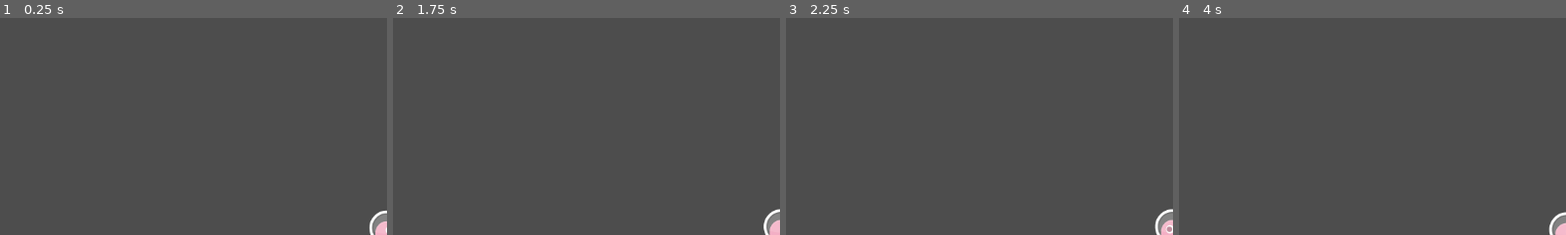
Above: before the commit, frames 1-4 (left to right).
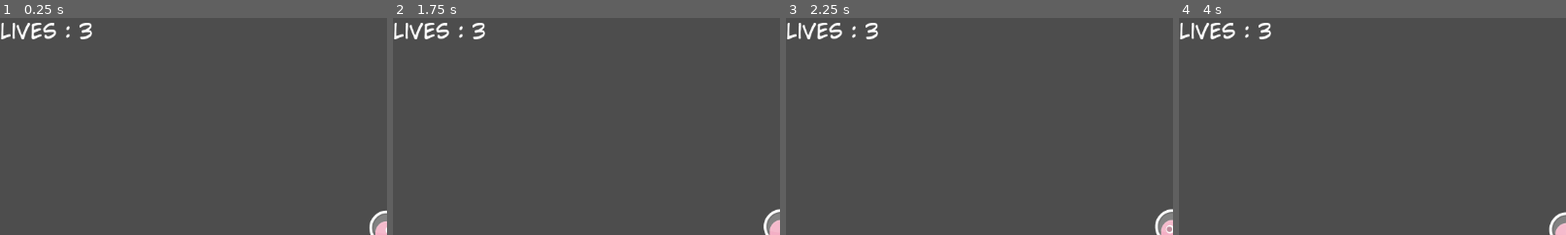
Above: after the commit, the same moments.

Repository: TehGaa/gamedev-tutorial-6
Game: Godot game, scene res://scenes/Level 2.tscn
Same seed, same stepped clock (60 frames per second), same inputs: the game is played once before the commit and once after it. This scene is started directly instead of the project's main scene.
Inputs:
- Up to frame 1 (0.25 s): no input
- Up to frame 2 (1.75 s): hold Right (right) from 0.53 s (still down); tap Space (jump) at 0.77, 1.52 s
- Up to frame 3 (2.25 s): release Right (right) at 2.03 s; hold Left (left) from 2.03 s (still down)
- Up to frame 4 (4 s): release Left (left) at 2.78 s; hold Right (right) from 2.78 s (still down); tap Space (jump) at 3.02, 3.77 s
The pictures show only the part of the screen within x 0-50%, y 0-50%; the shares and areas given below are measured in that part.

The runs differ from the first frame. In frame 1, 0.7% of the frame differs, in the area x 0-24%, y 2-10%; in frame 2, 0.7%; in frame 3, 0.7%; in frame 4, 0.7%.

Commit message:
add latihan mandiri

Diff:
--- /dev/null
+++ b/BackToMenu.gd
@@ -0,0 +1,7 @@
+extends LinkButton
+
+@export var scene_to_load:String
+
+func _on_pressed() -> void:
+	Global.lives = 3
+	get_tree().change_scene_to_file(str("res://scenes/" + scene_to_load + ".tscn"))
--- /dev/null
+++ b/GoToLevel1.gd
@@ -0,0 +1,8 @@
+extends TextureButton
+
+@export var scene_to_load:String
+
+
+func _on_pressed() -> void:
+	Global.lives = 3
+	get_tree().change_scene_to_file(str("res://scenes/" + scene_to_load + ".tscn"))
--- /dev/null
+++ b/GoToLevel2.gd
@@ -0,0 +1,8 @@
+extends TextureButton
+
+@export var scene_to_load:String
+
+
+func _on_pressed() -> void:
+	Global.lives = 3
+	get_tree().change_scene_to_file(str("res://scenes/" + scene_to_load + ".tscn"))
--- /dev/null
+++ b/NewGame.gd
@@ -0,0 +1,7 @@
+extends LinkButton
+
+@export var scene_to_load:String
+
+func _on_New_Game_pressed():
+	Global.lives = 3
+	get_tree().change_scene_to_file(str("res://scenes/" + scene_to_load + ".tscn"))
--- /dev/null
+++ b/StageSelect.gd
@@ -0,0 +1,8 @@
+extends LinkButton
+
+@export var scene_to_load:String
+
+
+
+func _on_pressed() -> void:
+	get_tree().change_scene_to_file(str("res://scenes/" + scene_to_load + ".tscn"))
--- /dev/null
+++ b/TryAgain.gd
@@ -0,0 +1,8 @@
+extends LinkButton
+
+@export var scene_to_load:String
+
+
+func _on_pressed() -> void:
+	Global.lives = 3
+	get_tree().change_scene_to_file(str("res://scenes/" + scene_to_load + ".tscn"))
--- a/project.godot
+++ b/project.godot
@@ -11,9 +11,13 @@
 [application]
 
 config/name="tutorial-6"
-run/main_scene="res://scenes/Level 1.tscn"
+run/main_scene="res://scenes/MainMenu_latihan.tscn"
 config/features=PackedStringArray("4.3")
 config/icon="res://icon.png"
+
+[autoload]
+
+Global="*res://scripts/Global.gd"
 
 [input]
 
--- /dev/null
+++ b/scenes/GameOver.tscn
@@ -0,0 +1,53 @@
+[gd_scene load_steps=4 format=3 uid="uid://cn5yxvjunb6o2"]
+
+[ext_resource type="FontFile" uid="uid://g0e4g4332ft0" path="res://assets/Fonts/Raw/CC Wild Words Roman.ttf" id="1_nxian"]
+[ext_resource type="Script" path="res://TryAgain.gd" id="2_2w2j6"]
+[ext_resource type="Script" path="res://BackToMenu.gd" id="3_tjgqj"]
+
+[node name="MarginContainer" type="ColorRect"]
+anchors_preset = 15
+anchor_right = 1.0
+anchor_bottom = 1.0
+grow_horizontal = 2
+grow_vertical = 2
+color = Color(1, 0.36, 0.36, 1)
+
+[node name="VBoxContainer" type="VBoxContainer" parent="."]
+layout_mode = 1
+anchors_preset = 15
+anchor_right = 1.0
+anchor_bottom = 1.0
+grow_horizontal = 2
+grow_vertical = 2
+theme_override_constants/separation = 20
+alignment = 1
+
+[node name="Label" type="Label" parent="VBoxContainer"]
+layout_mode = 2
+theme_override_colors/font_outline_color = Color(0, 0, 0, 1)
+theme_override_fonts/font = ExtResource("1_nxian")
+theme_override_font_sizes/font_size = 70
+text = "GAME OVER"
+horizontal_alignment = 1
+vertical_alignment = 1
+
+[node name="HBoxContainer" type="HBoxContainer" parent="VBoxContainer"]
+layout_mode = 2
+theme_override_constants/separation = 20
+alignment = 1
+
+[node name="LinkButton" type="LinkButton" parent="VBoxContainer/HBoxContainer"]
+layout_mode = 2
+text = "Try Again"
+script = ExtResource("2_2w2j6")
+scene_to_load = "Level 1"
+
+[node name="LinkButton2" type="LinkButton" parent="VBoxContainer/HBoxContainer"]
+layout_mode = 2
+text = "Back To Main Menu"
+script = ExtResource("3_tjgqj")
+scene_to_load = "MainMenu_latihan"
+
+[connection signal="pressed" from="VBoxContainer/HBoxContainer/LinkButton" to="VBoxContainer/HBoxContainer/LinkButton" method="_on_pressed"]
+[connection signal="pressed" from="VBoxContainer/HBoxContainer/LinkButton2" to="VBoxContainer/HBoxContainer/LinkButton" method="_on_New_Game_pressed"]
+[connection signal="pressed" from="VBoxContainer/HBoxContainer/LinkButton2" to="VBoxContainer/HBoxContainer/LinkButton2" method="_on_pressed"]
--- a/scenes/Level 1.tscn
+++ b/scenes/Level 1.tscn
@@ -1,9 +1,10 @@
-[gd_scene load_steps=5 format=4 uid="uid://damkuqx1xbloy"]
+[gd_scene load_steps=6 format=4 uid="uid://damkuqx1xbloy"]
 
-[ext_resource type="PackedScene" path="res://scenes/Player.tscn" id="1"]
+[ext_resource type="PackedScene" uid="uid://gx43bs3f4le8" path="res://scenes/Player.tscn" id="1"]
 [ext_resource type="PackedScene" uid="uid://bls6pqt8flug3" path="res://scenes/tile_map.tscn" id="2_ixamt"]
 [ext_resource type="Texture2D" uid="uid://tpq0ge2lruix" path="res://assets/Familiar Looking Rocket.png" id="3"]
 [ext_resource type="PackedScene" uid="uid://bul5fybv2rytg" path="res://scenes/Area Trigger.tscn" id="4_enfm1"]
+[ext_resource type="PackedScene" uid="uid://cbnlr8iu88w0n" path="res://scenes/LifeCounter.tscn" id="5_uuhcu"]
 
 [node name="Level 1" type="Node2D"]
 
@@ -25,3 +26,7 @@
 [node name="win_trigger" parent="." instance=ExtResource("4_enfm1")]
 position = Vector2(1743, 394)
 sceneName = "Level 2"
+
+[node name="CanvasLayer" type="CanvasLayer" parent="."]
+
+[node name="MarginContainer" parent="CanvasLayer" instance=ExtResource("5_uuhcu")]
--- a/scenes/Level 2.tscn
+++ b/scenes/Level 2.tscn
@@ -1,9 +1,10 @@
-[gd_scene load_steps=5 format=4 uid="uid://djhjj82du0q1c"]
+[gd_scene load_steps=6 format=4 uid="uid://djhjj82du0q1c"]
 
-[ext_resource type="PackedScene" path="res://scenes/Player.tscn" id="1"]
+[ext_resource type="PackedScene" uid="uid://gx43bs3f4le8" path="res://scenes/Player.tscn" id="1"]
 [ext_resource type="Texture2D" uid="uid://tpq0ge2lruix" path="res://assets/Familiar Looking Rocket.png" id="3"]
 [ext_resource type="PackedScene" uid="uid://bls6pqt8flug3" path="res://scenes/tile_map.tscn" id="3_ucxpt"]
 [ext_resource type="PackedScene" uid="uid://bul5fybv2rytg" path="res://scenes/Area Trigger.tscn" id="4_l54f5"]
+[ext_resource type="PackedScene" uid="uid://cbnlr8iu88w0n" path="res://scenes/LifeCounter.tscn" id="5_dadty"]
 
 [node name="Level 2" type="Node2D"]
 
@@ -25,3 +26,7 @@
 position = Vector2(420, 2439)
 scale = Vector2(10.56, 1)
 sceneName = "Level 2"
+
+[node name="CanvasLayer" type="CanvasLayer" parent="."]
+
+[node name="MarginContainer" parent="CanvasLayer" instance=ExtResource("5_dadty")]
--- /dev/null
+++ b/scenes/LifeCounter.gd
@@ -0,0 +1,4 @@
+extends Label
+
+func _process(delta):
+	self.text = "Lives : " + str(Global.lives)
--- /dev/null
+++ b/scenes/LifeCounter.tscn
@@ -0,0 +1,14 @@
+[gd_scene load_steps=3 format=3 uid="uid://cbnlr8iu88w0n"]
+
+[ext_resource type="FontFile" uid="uid://g0e4g4332ft0" path="res://assets/Fonts/Raw/CC Wild Words Roman.ttf" id="1_6i6oo"]
+[ext_resource type="Script" path="res://scenes/LifeCounter.gd" id="1_tdkut"]
+
+[node name="MarginContainer" type="MarginContainer"]
+offset_right = 40.0
+offset_bottom = 40.0
+
+[node name="Label" type="Label" parent="."]
+layout_mode = 2
+theme_override_fonts/font = ExtResource("1_6i6oo")
+theme_override_font_sizes/font_size = 30
+script = ExtResource("1_tdkut")
--- /dev/null
+++ b/scenes/MainMenu_latihan.tscn
@@ -0,0 +1,49 @@
+[gd_scene load_steps=5 format=3 uid="uid://d1x2keys3j2vf"]
+
+[ext_resource type="FontFile" uid="uid://g0e4g4332ft0" path="res://assets/Fonts/Raw/CC Wild Words Roman.ttf" id="1_uae04"]
+[ext_resource type="Script" path="res://NewGame.gd" id="2_84sdj"]
+[ext_resource type="Texture2D" uid="uid://26wqrar1o8aw" path="res://icon.png" id="3_27q44"]
+[ext_resource type="Script" path="res://StageSelect.gd" id="3_efsj4"]
+
+[node name="MarginContainer" type="MarginContainer"]
+anchors_preset = 15
+anchor_right = 1.0
+anchor_bottom = 1.0
+grow_horizontal = 2
+grow_vertical = 2
+
+[node name="HBoxContainer" type="HBoxContainer" parent="."]
+layout_mode = 2
+alignment = 1
+
+[node name="VBoxContainer" type="VBoxContainer" parent="HBoxContainer"]
+layout_mode = 2
+theme_override_constants/separation = 5
+alignment = 1
+
+[node name="Label" type="Label" parent="HBoxContainer/VBoxContainer"]
+layout_mode = 2
+theme_override_fonts/font = ExtResource("1_uae04")
+text = "Judul"
+
+[node name="LinkButton" type="LinkButton" parent="HBoxContainer/VBoxContainer"]
+layout_mode = 2
+text = "New Game"
+script = ExtResource("2_84sdj")
+scene_to_load = "Level 1"
+
+[node name="LinkButton2" type="LinkButton" parent="HBoxContainer/VBoxContainer"]
+layout_mode = 2
+text = "Stage Select"
+script = ExtResource("3_efsj4")
+scene_to_load = "StageSelect"
+
+[node name="TextureRect" type="TextureRect" parent="HBoxContainer"]
+layout_mode = 2
+size_flags_horizontal = 4
+size_flags_vertical = 4
+texture = ExtResource("3_27q44")
+stretch_mode = 2
+
+[connection signal="pressed" from="HBoxContainer/VBoxContainer/LinkButton" to="HBoxContainer/VBoxContainer/LinkButton" method="_on_New_Game_pressed"]
+[connection signal="pressed" from="HBoxContainer/VBoxContainer/LinkButton2" to="HBoxContainer/VBoxContainer/LinkButton2" method="_on_pressed"]
--- a/scenes/Player.tscn
+++ b/scenes/Player.tscn
@@ -1,76 +1,82 @@
-[gd_scene load_steps=7 format=2]
+[gd_scene load_steps=8 format=3 uid="uid://gx43bs3f4le8"]
 
-[ext_resource path="res://scripts/Player.gd" type="Script" id=1]
-[ext_resource path="res://assets/kenney_platformerpack/Spritesheets/spritesheet_alien.png" type="Texture2D" id=2]
+[ext_resource type="Script" path="res://scripts/Player.gd" id="1"]
+[ext_resource type="Texture2D" uid="uid://dwc8dd51xoi1h" path="res://assets/kenney_platformerpack/Spritesheets/spritesheet_alien.png" id="2"]
 
-[sub_resource type="RectangleShape2D" id=1]
-extents = Vector2( 26.462, 38.442 )
+[sub_resource type="RectangleShape2D" id="1"]
+size = Vector2(52.924, 76.884)
 
-[sub_resource type="Animation" id=2]
+[sub_resource type="Animation" id="2"]
 resource_name = "Idle"
 length = 0.2
 tracks/0/type = "value"
+tracks/0/imported = false
+tracks/0/enabled = true
 tracks/0/path = NodePath("Sprite2D:frame")
 tracks/0/interp = 1
 tracks/0/loop_wrap = true
-tracks/0/imported = false
-tracks/0/enabled = true
 tracks/0/keys = {
-"times": PackedFloat32Array( 0 ),
-"transitions": PackedFloat32Array( 1 ),
+"times": PackedFloat32Array(0),
+"transitions": PackedFloat32Array(1),
 "update": 1,
-"values": [ 3 ]
+"values": [3]
 }
 
-[sub_resource type="Animation" id=3]
+[sub_resource type="Animation" id="3"]
 resource_name = "Jump"
 length = 0.2
 tracks/0/type = "value"
+tracks/0/imported = false
+tracks/0/enabled = true
 tracks/0/path = NodePath("Sprite2D:frame")
 tracks/0/interp = 1
 tracks/0/loop_wrap = true
+tracks/0/keys = {
+"times": PackedFloat32Array(0),
+"transitions": PackedFloat32Array(1),
+"update": 1,
+"values": [2]
+}
+
+[sub_resource type="Animation" id="4"]
+length = 0.4
+loop_mode = 1
+tracks/0/type = "value"
 tracks/0/imported = false
 tracks/0/enabled = true
-tracks/0/keys = {
-"times": PackedFloat32Array( 0 ),
-"transitions": PackedFloat32Array( 1 ),
-"update": 1,
-"values": [ 2 ]
-}
-
-[sub_resource type="Animation" id=4]
-length = 0.4
-loop = true
-tracks/0/type = "value"
 tracks/0/path = NodePath("Sprite2D:frame")
 tracks/0/interp = 1
 tracks/0/loop_wrap = true
-tracks/0/imported = false
-tracks/0/enabled = true
 tracks/0/keys = {
-"times": PackedFloat32Array( 0, 0.2 ),
-"transitions": PackedFloat32Array( 1, 1 ),
+"times": PackedFloat32Array(0, 0.2),
+"transitions": PackedFloat32Array(1, 1),
 "update": 1,
-"values": [ 0, 1 ]
+"values": [0, 1]
+}
+
+[sub_resource type="AnimationLibrary" id="AnimationLibrary_jfpvu"]
+_data = {
+"Idle": SubResource("2"),
+"Jump": SubResource("3"),
+"Walk": SubResource("4")
 }
 
 [node name="Player" type="CharacterBody2D"]
-script = ExtResource( 1 )
+script = ExtResource("1")
 
 [node name="CollisionShape2D" type="CollisionShape2D" parent="."]
-shape = SubResource( 1 )
+shape = SubResource("1")
 
 [node name="Sprite2D" type="Sprite2D" parent="."]
-position = Vector2( 0, -25 )
-scale = Vector2( 0.5, 0.5 )
-texture = ExtResource( 2 )
+position = Vector2(0, -25)
+scale = Vector2(0.5, 0.5)
+texture = ExtResource("2")
 hframes = 4
 frame = 2
 
 [node name="Animator" type="AnimationPlayer" parent="."]
-anims/Idle = SubResource( 2 )
-anims/Jump = SubResource( 3 )
-anims/Walk = SubResource( 4 )
+libraries = {
+"": SubResource("AnimationLibrary_jfpvu")
+}
 
 [node name="Camera2D" type="Camera2D" parent="."]
-current = true
--- /dev/null
+++ b/scenes/StageSelect.tscn
@@ -0,0 +1,62 @@
+[gd_scene load_steps=5 format=3 uid="uid://clf4upvk16m7a"]
+
+[ext_resource type="Texture2D" uid="uid://bhwlos1433odu" path="res://assets/kenney_platformerpack/PNG/HUD/hudJewel_blue.png" id="1_mpmw4"]
+[ext_resource type="Texture2D" uid="uid://bealkngygbhln" path="res://assets/kenney_platformerpack/PNG/HUD/hudJewel_green.png" id="2_3jrgm"]
+[ext_resource type="Script" path="res://GoToLevel1.gd" id="2_40r62"]
+[ext_resource type="Script" path="res://GoToLevel2.gd" id="4_qvxvd"]
+
+[node name="ColorRect" type="ColorRect"]
+anchors_preset = 15
+anchor_right = 1.0
+anchor_bottom = 1.0
+grow_horizontal = 2
+grow_vertical = 2
+color = Color(0.38, 0.741667, 1, 1)
+
+[node name="MarginContainer" type="MarginContainer" parent="."]
+layout_mode = 1
+anchors_preset = 15
+anchor_right = 1.0
+anchor_bottom = 1.0
+grow_horizontal = 2
+grow_vertical = 2
+theme_override_constants/margin_left = 30
+theme_override_constants/margin_top = 30
+theme_override_constants/margin_right = 30
+theme_override_constants/margin_bottom = 30
+
+[node name="FlowContainer" type="FlowContainer" parent="MarginContainer"]
+layout_mode = 2
+
+[node name="VBoxContainer" type="VBoxContainer" parent="MarginContainer/FlowContainer"]
+layout_mode = 2
+alignment = 1
+
+[node name="TextureButton" type="TextureButton" parent="MarginContainer/FlowContainer/VBoxContainer"]
+layout_mode = 2
+texture_normal = ExtResource("1_mpmw4")
+script = ExtResource("2_40r62")
+scene_to_load = "Level 1"
+
+[node name="Label" type="Label" parent="MarginContainer/FlowContainer/VBoxContainer"]
+layout_mode = 2
+text = "LEVEL 1"
+horizontal_alignment = 1
+
+[node name="VBoxContainer2" type="VBoxContainer" parent="MarginContainer/FlowContainer"]
+layout_mode = 2
+alignment = 1
+
+[node name="TextureButton2" type="TextureButton" parent="MarginContainer/FlowContainer/VBoxContainer2"]
+layout_mode = 2
+texture_normal = ExtResource("2_3jrgm")
+script = ExtResource("4_qvxvd")
+scene_to_load = "Level 2"
+
+[node name="Label" type="Label" parent="MarginContainer/FlowContainer/VBoxContainer2"]
+layout_mode = 2
+text = "LEVEL 2"
+horizontal_alignment = 1
+
+[connection signal="pressed" from="MarginContainer/FlowContainer/VBoxContainer/TextureButton" to="MarginContainer/FlowContainer/VBoxContainer/TextureButton" method="_on_pressed"]
+[connection signal="pressed" from="MarginContainer/FlowContainer/VBoxContainer2/TextureButton2" to="MarginContainer/FlowContainer/VBoxContainer2/TextureButton2" method="_on_pressed"]
--- a/scripts/Area2D.gd
+++ b/scripts/Area2D.gd
@@ -1,8 +1,13 @@
 extends Area2D
 
-@export var sceneName: String = "Level 1"
-
+@export var sceneName:String = "Level 1"
 
 func _on_Area_Trigger_body_entered(body):
+	var current_scene = get_tree().get_current_scene().get_name()
 	if body.get_name() == "Player":
-		get_tree().call_deferred("change_scene_to_file",str("res://scenes/" + sceneName + ".tscn"))
+		if current_scene == sceneName:
+			Global.lives -=1
+		if (Global.lives == 0):
+			get_tree().change_scene_to_file(str("res://scenes/GameOver.tscn"))
+		else:
+			get_tree().call_deferred("change_scene_to_file",(str("res://scenes/" + sceneName + ".tscn")))
--- /dev/null
+++ b/scripts/Global.gd
@@ -0,0 +1,3 @@
+extends Node
+
+var lives = 3
Binary file added: assets/elden_ring.jpg
Not shown, added: assets/elden_ring.jpg.import
